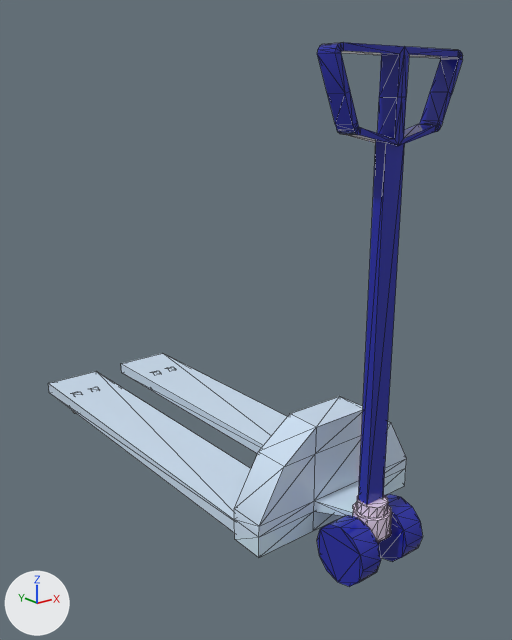
What one commit did to the FBX model Assets/Art/Model/Prop/Hand_Pallet_Truck.fbx.
One viewpoint serves both versions: a 50 mm camera at (-1.221, -1.06, 1.167) aimed at (0.078, 0.565, 0.517). Lighting does not change. The marker at lower left points along +X, +Y and +Z. The older version comes first. Mesh edges are drawn as thin lines. Where no turn or scale is listed for an object, it has been applied to the vertices.

Script lines for the objects in view, before the commit:
```python
me_mesh = bpy.data.meshes.new('Mesh')
me_mesh.from_pydata(...)  # 386 vertices, 724 faces; spans x -0.28..0.27, y -0.08..1.43, z 0.0..1.27
me_mesh.materials.append(mat_01___default)  # picture img_color_pallet_png
ob_hand_pallet_truck = bpy.data.objects.new('Hand_Pallet_Truck', me_mesh)
ob_hand_pallet_truck.location = (0.0, 0.0, 0.0)
```
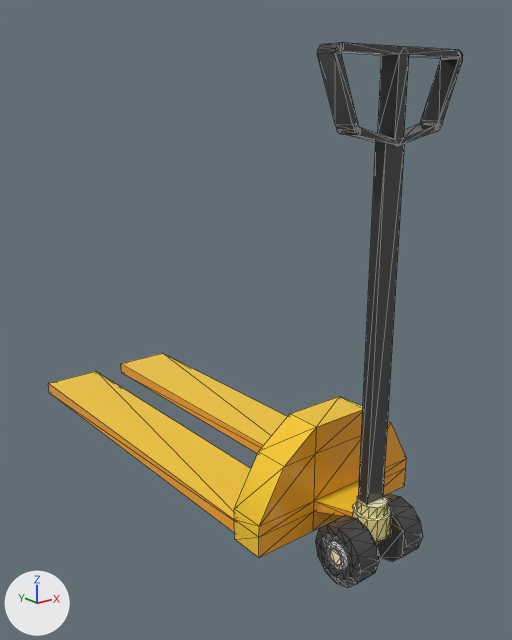
The newer file is also turned or shifted as a whole; pictures and numbers use the older file's frame.

Edits to the bpy script that builds the scene:
```text
Change me_mesh:
    used by ob_hand_pallet_truck; location = (0.0, 0.0, 0.0)
    remove me_mesh.from_pydata(...)  # 386 vertices, 724 faces; spans x -0.28..0.27, y -0.08..1.43, z 0.0..1.27
    add me_mesh.from_pydata(...)  # 396 vertices, 728 faces; spans x -0.28..0.27, y -0.08..1.43, z 0.0..1.27
    me_mesh part 1
    24 vertices are removed from x -0.19..0.17, y -0.08..0.08, z 0.0..1.26
    143 faces are deleted
    1 vertex moves within x -0.2, y -0.02, z 1.26
    121 vertices are added at x -0.2..0.12, y -0.06..0.05, z 0.02..1.26
    9 new vertices lie (-0.07, 0.0, 0.0) away from vertices in x -0.05, y -0.08..0.08, z 0.0..0.15
    323 new faces join them
    me_mesh part 2: 405 kept faces spanning x -0.28..0.27, y -0.08..1.43, z 0.0..1.27 get new texture (UV) coordinates
    other edits to the shape of me_mesh do not show in these pictures
```

Location of each change, (x1, y1, x2, y2) in pixels of the pictures (512 x 640 px):
part 1 of me_mesh, built on
    before: (317, 43, 463, 587)
    after: (315, 43, 463, 587)
part 2 of me_mesh, surface changed (darker)
    both: (48, 42, 463, 562)
